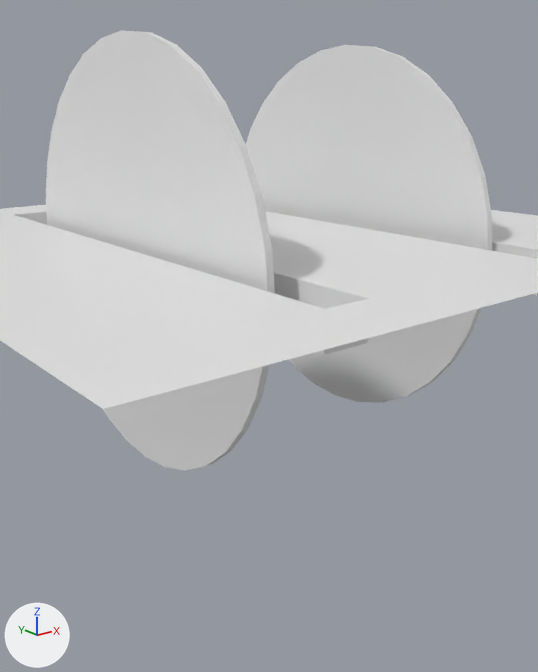
What one commit did to the glTF model LudumDare60/Assets/Saws.glb.
The view is the same before and after, from a 50 mm camera at (-0.697, -0.919, 0.19) aimed at (0.022, -0.021, -0.169). The lights are fixed; the arrows at lower left show +X, +Y and +Z. The older version comes first.

The first picture shows 'Floor', 'Saw.001', 'Saw.002'.
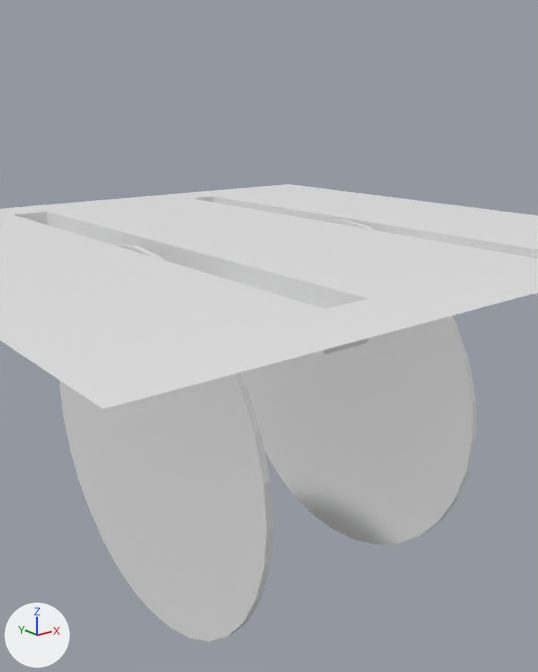
Boxes [x1, y1, x2, y2] around the edits, measured in the pictures (538 x 672 px):
```json
{"object": "Saw.002", "change": "moved", "before": [46, 30, 275, 471], "after": [59, 244, 273, 642]}
{"object": "Saw.001", "change": "moved", "before": [246, 45, 492, 403], "after": [241, 219, 476, 544]}
```

The change, as JSON lines over the scene's bpy script:
```json
{"op": "set", "path": "ob_saw_002.location", "old": "(-0.197, 0.0, -0.022)", "new": "(-0.2, 0.0, -0.3)"}
{"op": "set", "path": "ob_saw_001.location", "old": "(0.199, 0.0, -0.022)", "new": "(0.2, 0.0, -0.3)"}
```
